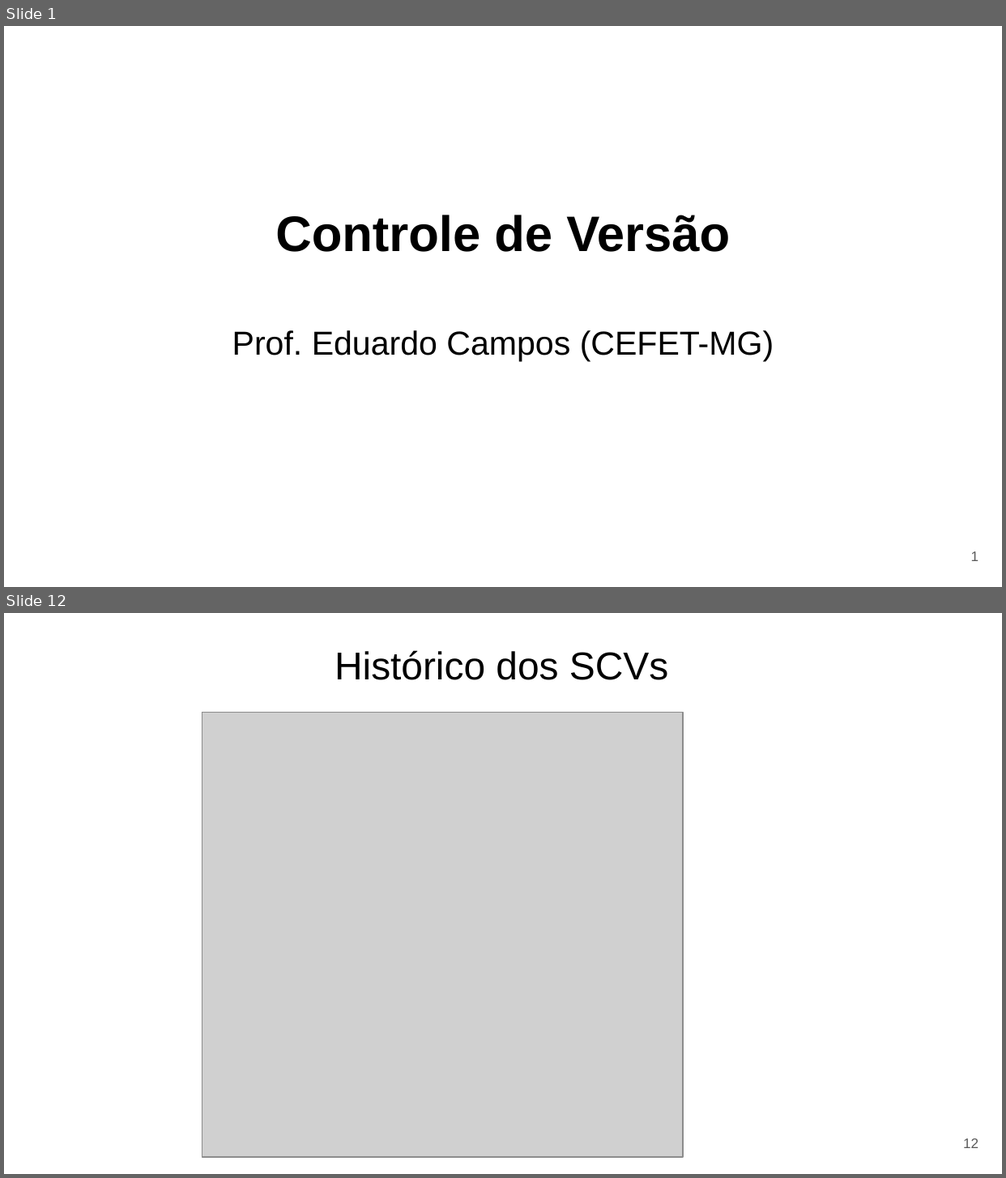
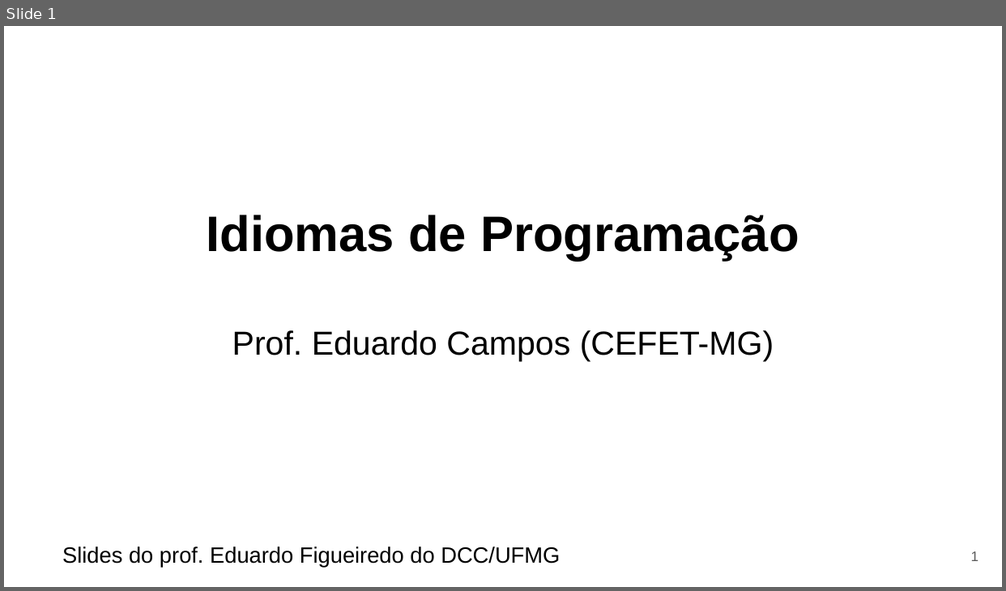
Before and after one commit to eduardocunha11/firstblog, a slide deck: aulas/gsi526/aula13-idiomas-programacao.pptx. Shown one above the other, each under a label of ours: slides 1 and 12 before the commit, slide 1 after it; the slides between them are not shown. The pictures are 1006x1178 and 1006x591 pixels, drawn with LibreOffice and Linux fonts; fonts in the diff are those of the drawing; grey boxes stand for pictures. Boxes give left, top, right and bottom in pixels: in the first picture for what was removed or moved away, otherwise in the second. Text is boxed around its words. In the diff, an @@ line names an element or a change of style, - is before the commit and + after.

Commit message:
add aula sobre idiomas de programacao

```diff
--- a/aulas/gsi526/aula13-idiomas-programacao.pptx
+++ b/aulas/gsi526/aula13-idiomas-programacao.pptx
@@ slide 12 removed at [4, 613, 1002, 1174], background #FFFFFF @@
@@ title removed at [334, 650, 668, 680] @@
-Histórico dos SCVs
@@ picture removed at [202, 712, 684, 1157] @@
@@ page number removed at [963, 1139, 978, 1148] @@
-12
@@ slide 1 changed as well @@
@@ title at [206, 215, 799, 261]: text changed @@
-Controle de Versão
+Idiomas de Programação
@@ text added at [62, 547, 560, 567], 16 pt, text #000000 @@
+Slides do prof. Eduardo Figueiredo do DCC/UFMG
```
Also in this commit, not shown: 1 other slide changed, 19 slides added, 22 other slides removed, 4 other files.
